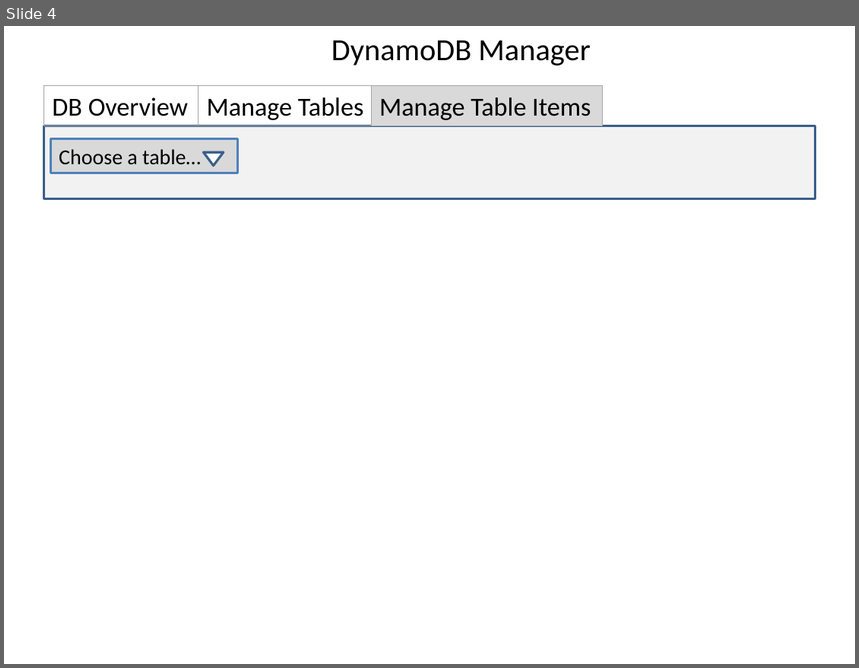
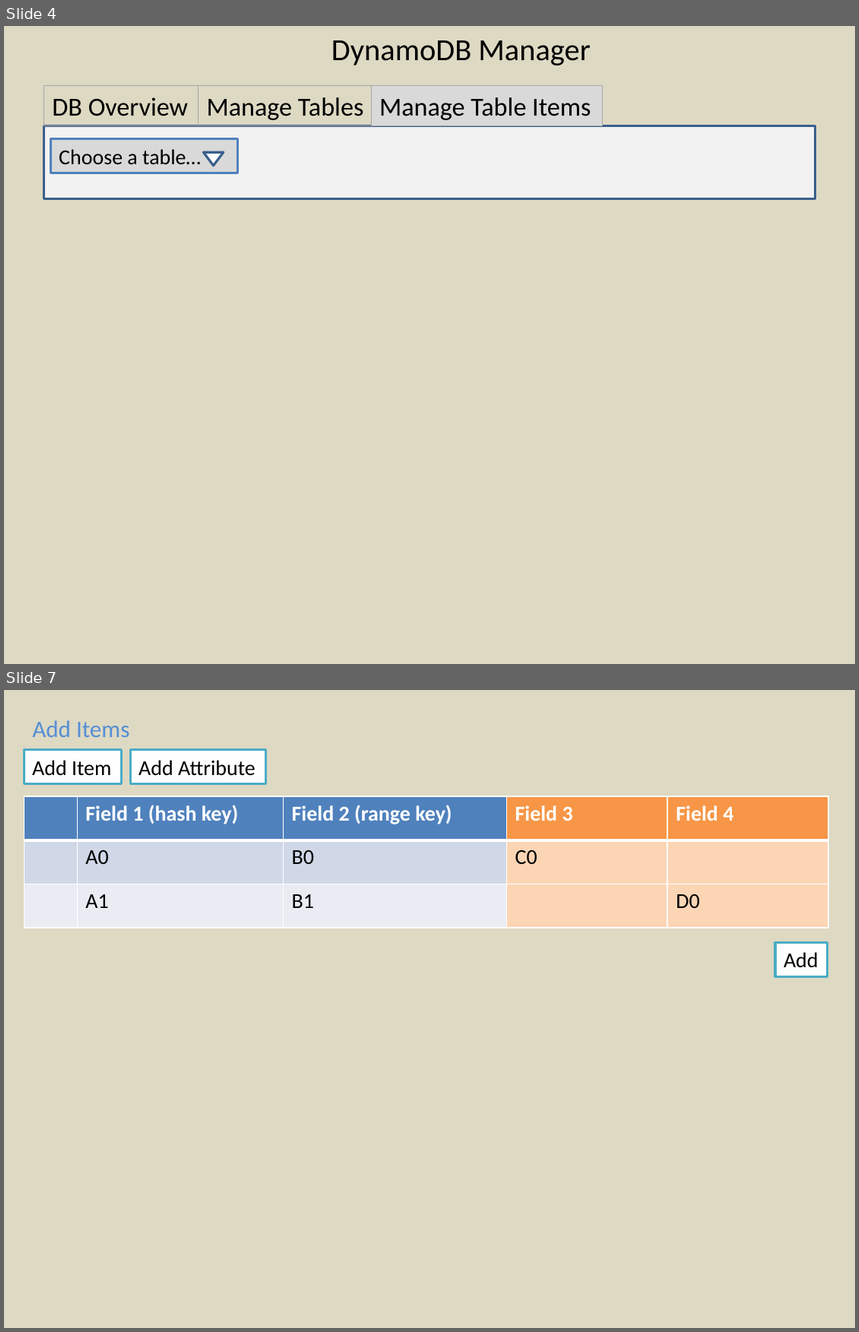
Before and after one commit to joycejoyce/DynamoDBManager, a slide deck: design/DynamoDB Manager.pptx. Shown one above the other, each under a label of ours: slide 4 before the commit, slides 4 and 7 after it; the slides between them are not shown. The pictures are 859x668 and 859x1332 pixels, drawn with LibreOffice and Linux fonts; fonts in the diff are those of the drawing; background and template pictures are left out. Boxes give left, top, right and bottom in pixels: in the first picture for what was removed or moved away, otherwise in the second. Text is boxed around its words. In the diff, an @@ line names an element or a change of style, - is before the commit and + after.

Commit message:
Re-design 'Manage Table Item' page

```diff
--- a/design/DynamoDB Manager.pptx
+++ b/design/DynamoDB Manager.pptx
@@ slide 7 added at <box>4,690,855,1328</box>, background #DDD9C3 @@
@@ text added at <box>32,720,130,737</box>, 20 pt, text #558ED5 @@
+Add Items
@@ rectangle added at <box>24,749,120,783</box>, fill #FFFFFF, outline #4BACC6 2 pt, 18 pt, text #000000 @@
+Add Item
@@ rectangle added at <box>130,749,266,783</box>, fill #FFFFFF, outline #4BACC6 2 pt, 18 pt, text #000000 @@
+Add Attribute
@@ table added at <box>24,796,829,929</box>, 3 rows, 5 columns @@
+ | Field 1 (hash key) | Field 2 (range key) | Field 3 | Field 4
+ | A0 | B0 | C0 | 
+ | A1 | B1 |  | D0
@@ rectangle added at <box>775,943,827,977</box>, fill #FFFFFF, outline #4BACC6 2 pt, 18 pt, text #000000 @@
+Add
@@ slide 4 changed as well @@
@@ background #FFFFFF to #DDD9C3 @@
```
Also in this commit, not shown: 12 other slides changed, 2 other slides added, 1 other file.
